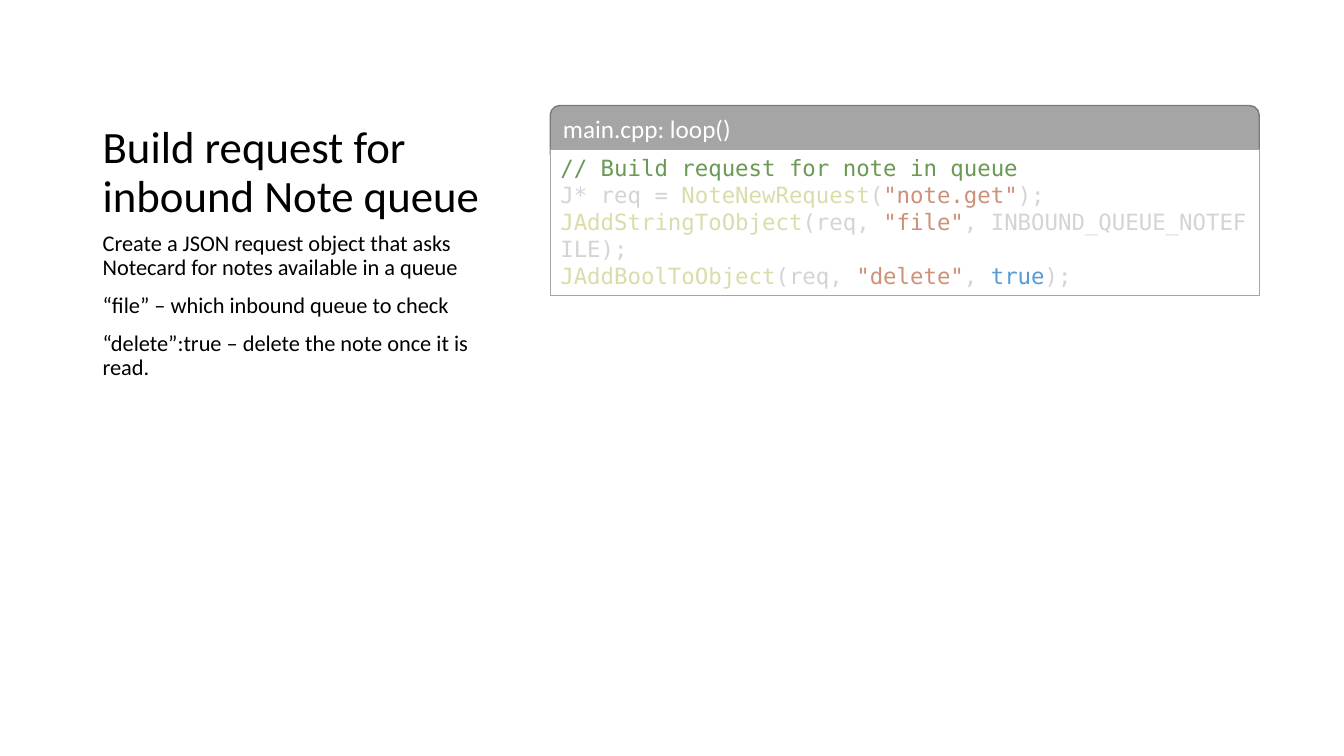
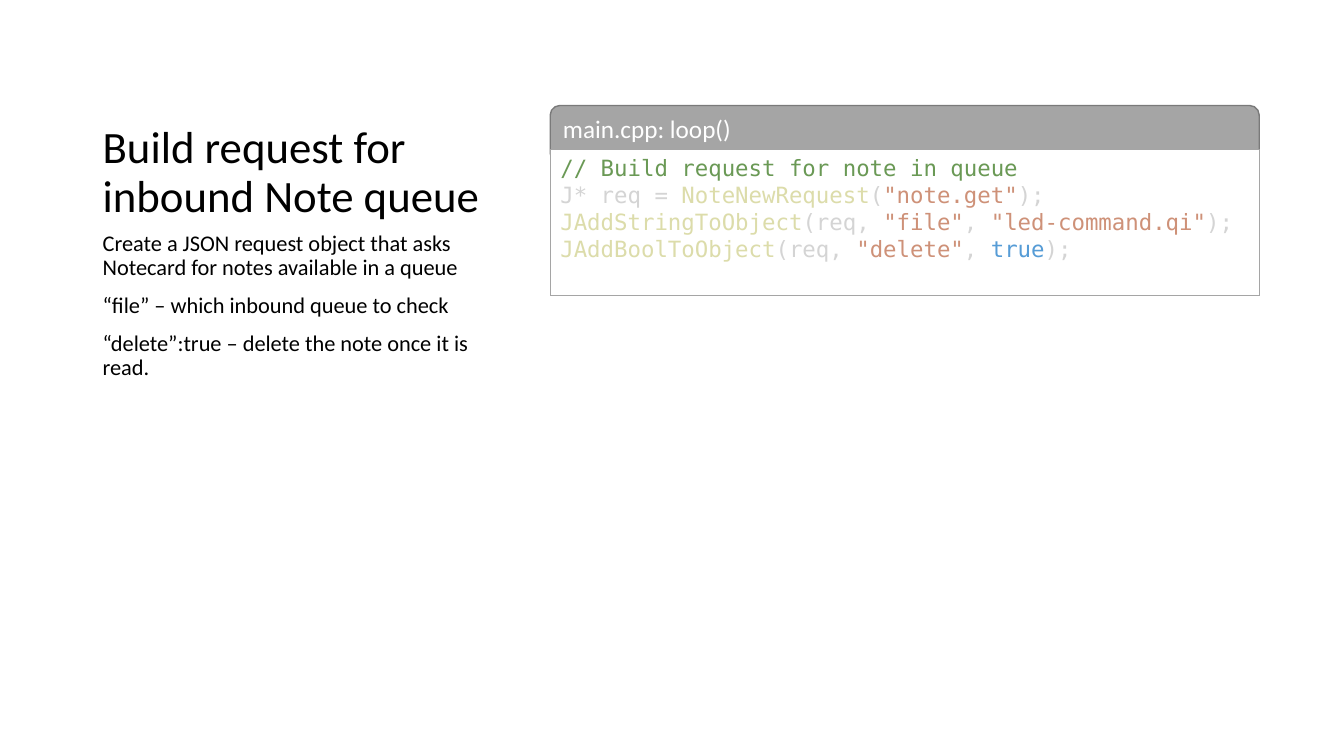
Before and after one commit to blues/note-tutorials, a slide deck: slide 24 of Host Firmware Tutorial.pptx (slide 25 before the commit). Drawn at 1344x756 pixels with LibreOffice and Linux fonts; fonts in the diff are those of the drawing. Boxes give left, top, right and bottom in pixels: in the first picture for what was removed or moved away, otherwise in the second. Text is boxed around its words. In the diff, an @@ line names an element or a change of style, - is before the commit and + after.

Commit message:
Adds tutorial outline for creating a QI-file
Outlines procedure in powerpoint with screenshots and command to
be copied/pasted.

Minor changes to source code to support tutorial addition

```diff
--- a/Host Firmware Tutorial.pptx
+++ b/Host Firmware Tutorial.pptx
@@ text in rectangle at bbox=[560, 213, 1233, 235]: text changed; text colour #D4D4D4 to #CE9178 @@
-JAddStringToObject(req, "file", INBOUND_QUEUE_NOTEFILE);
+JAddStringToObject(req, "file", "led-command.qi");
```
Also in this commit, not shown: 4 other slides changed, 9 slides added, 2 slides removed, 1 other file.
